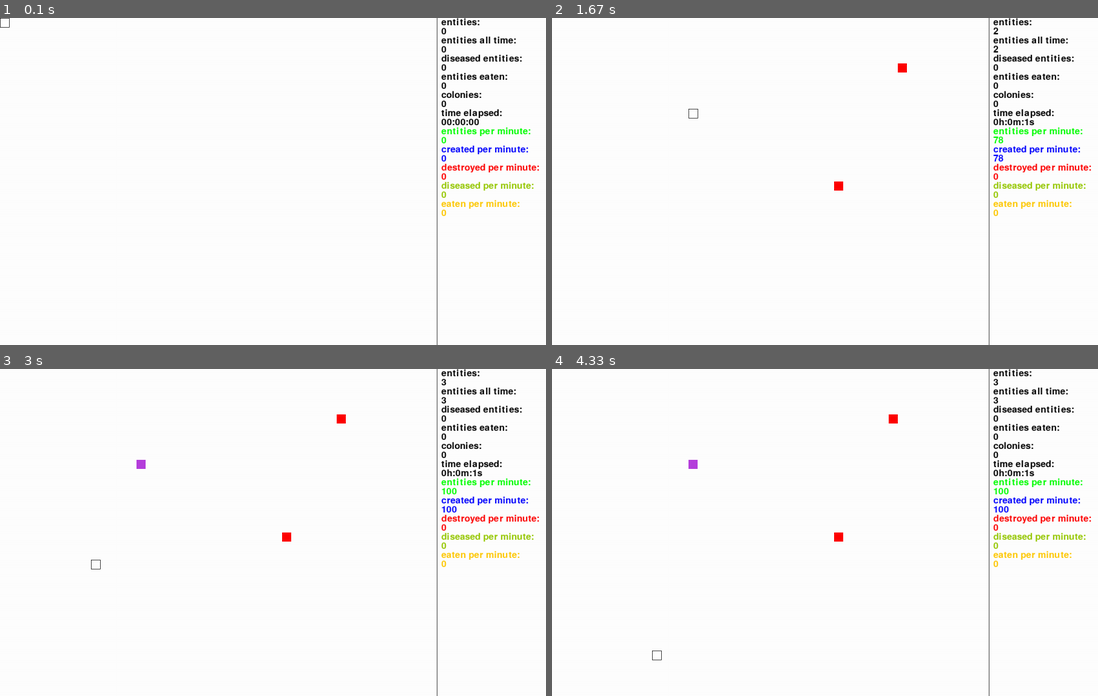
Above: before the commit, frames 1-4 (two rows, left to right).
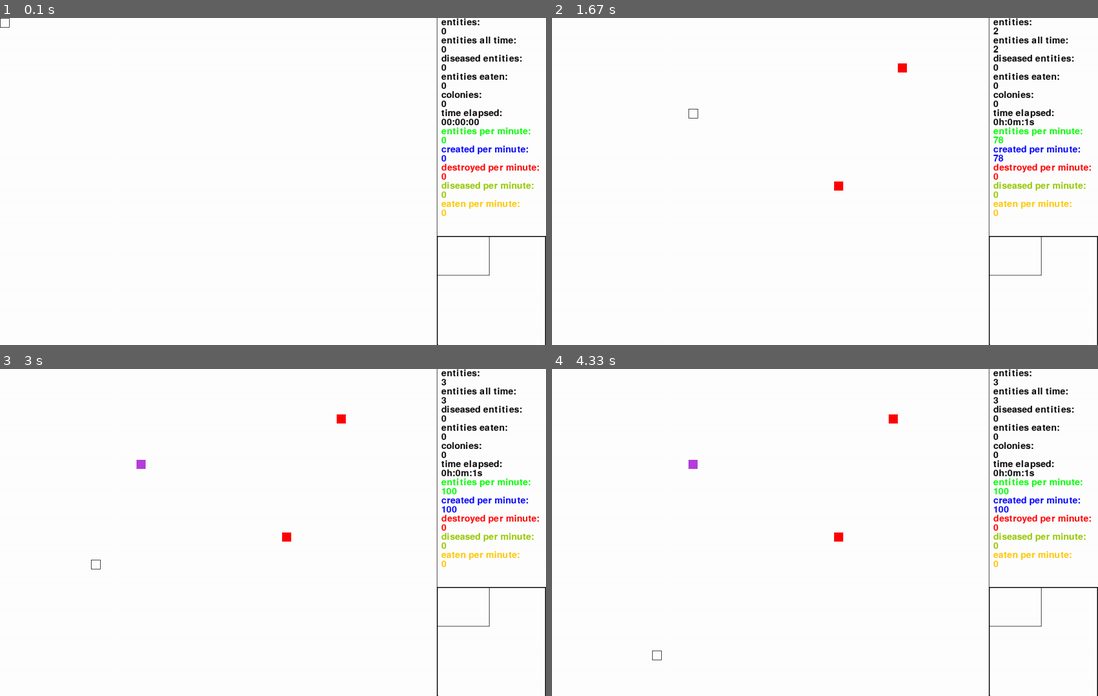
Above: after the commit, the same moments.

Repository: sbwhitt/pygame-life-simulation
Game: pygame game, started from main.py
Two runs of this game, one before a commit and one after it. Both use one fixed random seed, a clock stepped at 60 frames per second and the inputs below.
Inputs (mouse positions are in pixels of both pictures, inside the frame that each line leads up to):
- Up to frame 1 (0.1 s): no input
- Up to frame 2 (1.67 s): click (825, 181) at 0.42 s; tap Enter at 0.67 s; tap 1 at 1.07, 1.37 s; click (906, 67) at 1.13 s; tap 3 at 1.15 s; click (693, 116) at 1.6 s
- Up to frame 3 (3 s): tap Esc at 1.83 s; click (196, 463) at 2.22 s; click (464, 617) at 2.55 s; click (92, 565) at 2.88 s
- Up to frame 4 (4.33 s): click (666, 470) at 3.22 s; click (693, 588) at 3.55 s; click (1021, 607) at 3.88 s; click (661, 653) at 4.22 s

The runs differ from the first frame. In frame 1, 0.3% of the frame differs, in the area x 80-100%, y 66-100%; in frame 2, 0.3%; in frame 3, 0.3%; in frame 4, 0.3%.

Commit message:
added minimap

Diff:
--- a/src/app.py
+++ b/src/app.py
@@ -7,6 +7,7 @@
 from src.metrics import Metrics
 from src.entity_manager import EntityManager
 from src.colony_manager import ColonyManager
+from src.mini_map import MiniMap
 
 '''
 x == width == rect.left
@@ -27,6 +28,7 @@
         self.keys = []
         self.stats = Stats(self.screen, self.window.width)
         self.metrics = Metrics()
+        self.minimap = MiniMap()
 
     def on_init(self) -> None:
         pygame.event.set_allowed([pygame.QUIT, pygame.KEYDOWN, pygame.KEYUP, pygame.MOUSEBUTTONDOWN])
@@ -49,6 +51,7 @@
     def on_loop(self) -> None:
         self._handle_keys_pressed()
         self._update_metrics()
+        self.minimap.update(self.window)
         if self.paused:
             return
         self.clock.tick(settings.CLOCK_RATE)
@@ -62,6 +65,7 @@
         self.c_man.render_colonies(self.window)
         self._update_stats()
         self._highlight_cursor()
+        self.minimap.render(self.screen)
         pygame.display.flip()
 
     def on_cleanup(self) -> None:
--- /dev/null
+++ b/src/mini_map.py
@@ -0,0 +1,91 @@
+import pygame
+import static.colors as colors
+import static.settings as settings
+from src.window import Window
+
+
+class MiniMap:
+    def __init__(self):
+        self.map_ratio = (settings.STATS_WIDTH / settings.WORLD_SIZE)
+        self.map_edges = []
+        self.cursor_width = 0
+        self.cursor_height = 0
+        self.cursor_edges = []
+
+    def update(self, window: Window) -> None:
+        self.cursor_width = int(window.width * self.map_ratio)
+        self.cursor_height = int(window.height * self.map_ratio)
+        self._build_map_edges(window)
+        self._build_cursor_edges(window)
+
+    def render(self, screen: pygame.display) -> None:
+        self._render_map_border(screen)
+        self._render_cursor(screen)
+
+    def _render_map_border(self, screen: pygame.display) -> None:
+        for l in self.map_edges:
+            pygame.draw.lines(screen, colors.BLACK, True, l, 2)
+
+    def _render_cursor(self, screen: pygame.display) -> None:
+        for l in self.cursor_edges:
+            pygame.draw.lines(screen, colors.BLACK, True, l, 1)
+
+    def _build_map_edges(self, window: Window) -> None:
+        # up left down right line segments
+        self.map_edges = [
+            (
+                # top left point
+                (window.width, window.height - settings.STATS_WIDTH),
+                # top right point
+                (window.width + settings.STATS_WIDTH, window.height - settings.STATS_WIDTH)
+            ),
+            (
+                # top left point
+                (window.width, window.height - settings.STATS_WIDTH),
+                # bottom left point
+                (window.width, window.height)
+            ),
+            (
+                # bottom left point
+                (window.width, window.height - 2),
+                # bottom right point
+                (window.width + settings.STATS_WIDTH, window.height + settings.STATS_WIDTH - 2)
+            ),
+            (
+                # top right point
+                (window.width + settings.STATS_WIDTH - 2, window.height - settings.STATS_WIDTH),
+                # bottom right point
+                (window.width + settings.STATS_WIDTH - 2, window.height + settings.STATS_WIDTH)
+            )
+        ]
+
+    def _build_cursor_edges(self, window: Window) -> None:
+        offset_x_adj = int(window.offset[0] * self.map_ratio)
+        offset_y_adj = int(window.offset[1] * self.map_ratio)
+        # up left down right line segments
+        self.cursor_edges = [
+            (
+                # top left point
+                (window.width + offset_x_adj, window.height - settings.STATS_WIDTH + offset_y_adj),
+                # top right point
+                (window.width + self.cursor_width + offset_x_adj, window.height - settings.STATS_WIDTH + offset_y_adj)
+            ),
+            (
+                # top left point
+                (window.width + offset_x_adj, window.height - settings.STATS_WIDTH + offset_y_adj),
+                # bottom left point
+                (window.width + offset_x_adj, window.height - settings.STATS_WIDTH + self.cursor_height + offset_y_adj)
+            ),
+            (
+                # bottom left point
+                (window.width + offset_x_adj, window.height - settings.STATS_WIDTH + self.cursor_height + offset_y_adj),
+                # bottom right point
+                (window.width + self.cursor_width + offset_x_adj, window.height - settings.STATS_WIDTH + self.cursor_height + offset_y_adj)
+            ),
+            (
+                # top right point
+                (window.width + self.cursor_width + offset_x_adj, window.height - settings.STATS_WIDTH + offset_y_adj),
+                # bottom right point
+                (window.width + self.cursor_width + offset_x_adj, window.height - settings.STATS_WIDTH + self.cursor_height + offset_y_adj)
+            )
+        ]
